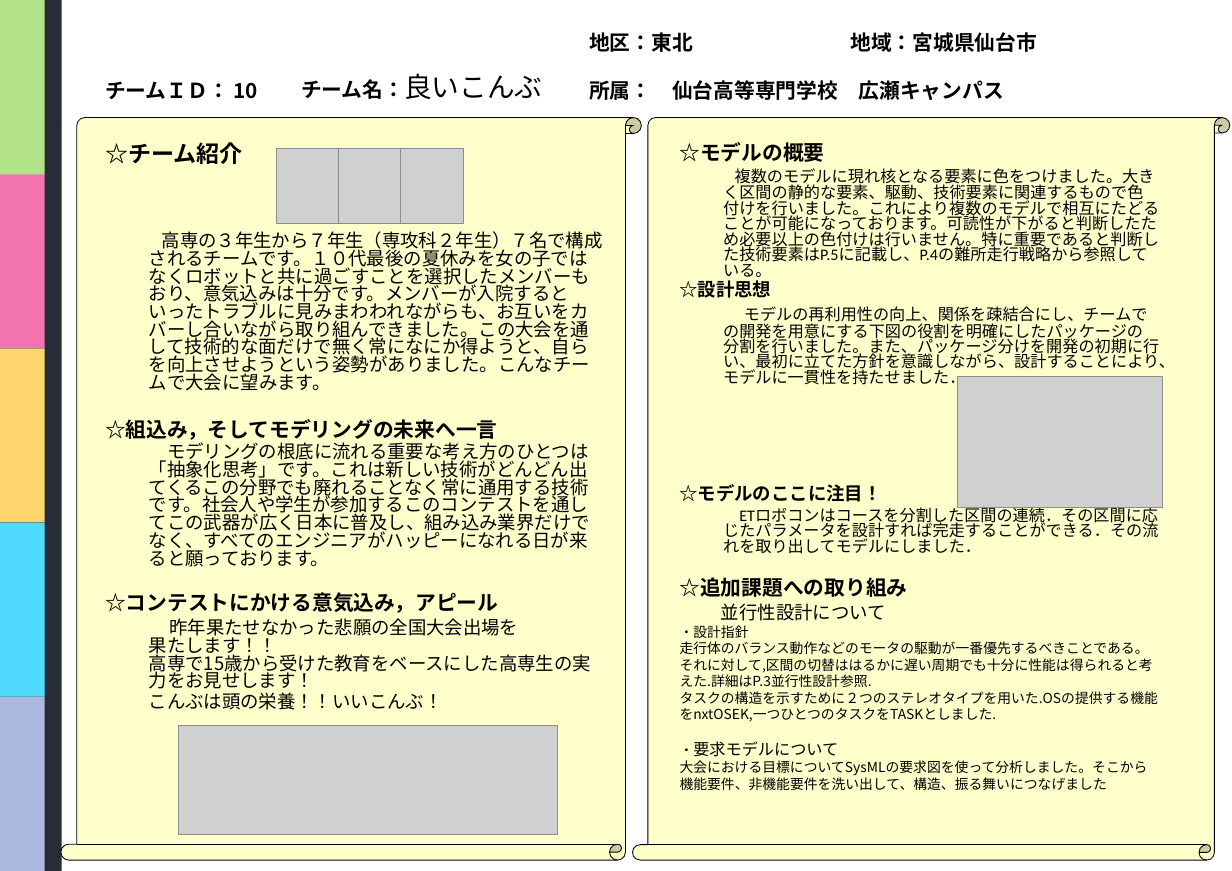
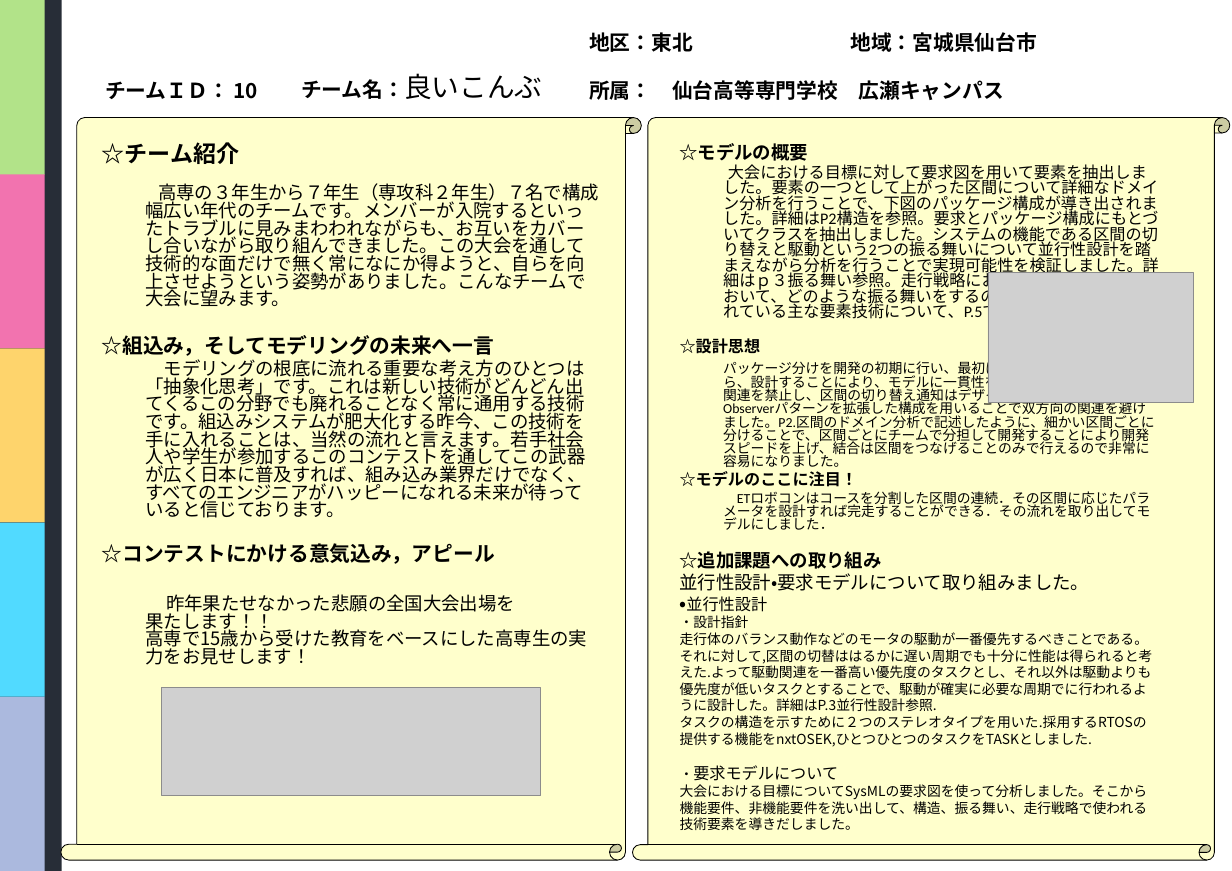
Before and after one commit to class-snct-rikitakelab/e-konbu2012, a slide deck: slide 1 of models/モデルシートHOMMAv2.pptx (slide 7 before the commit). Drawn at 1232x871 pixels with LibreOffice and Linux fonts; fonts in the diff are those of the drawing; grey boxes stand for pictures; background and template pictures are left out. Boxes give left, top, right and bottom in pixels: in the first picture for what was removed or moved away, otherwise in the second. Text is boxed around its words. In the diff, an @@ line names an element or a change of style, - is before the commit and + after.

```diff
--- a/models/モデルシートHOMMAv2.pptx
+++ b/models/モデルシートHOMMAv2.pptx
@@ picture removed at <box>276,148,338,223</box> @@
@@ picture removed at <box>338,148,400,223</box> @@
@@ picture removed at <box>400,148,463,223</box> @@
@@ text at <box>680,143,1150,569</box>: size 18 to 16 pt in "☆モデルの概要", "☆追加課題への取り組み"; size 16 to 14 pt in "☆設計思想", "☆モデルのここに注目！"; size 14 to 12 pt in "ETロボコンはコースを分割した区間の連続．その区間に応じたパラメータを設計すれば完走することができる．その流れを取り出し ..." @@
@@ text at <box>723,164,1159,322</box>: text changed @@
-複数のモデルに現れ核となる要素に色をつけました。大きく区間の静的な要素、駆動、技術要素に関連するもので色付けを行いました。これにより複数のモデルで相互にたどることが可能になっております。可読性が下がると判断したため必要以上の色付けは行いません。特に重要であると判断した技術要素はP.5に記載し、P.4の難所走行戦略から参照している。
+大会における目標に対して要求図を用いて要素を抽出しました。要素の一つとして上がった区間について詳細なドメイン分析を行うことで、下図のパッケージ構成が導き出されました。詳細はP2構造を参照。要求とパッケージ構成にもとづいてクラスを抽出しました。システムの機能である区間の切り替えと駆動という2つの振る舞いについて並行性設計を踏まえながら分析を行うことで実現可能性を検証しました。詳細はｐ３振る舞い参照。走行戦略においては難所の各区間において、どのような振る舞いをするのかを示し、そこで使われている主な要素技術について、P.5で示しました。
@@ text at <box>145,183,599,307</box>: text changed @@
-高専の３年生から７年生（専攻科２年生）７名で構成されるチームです。１０代最後の夏休みを女の子ではなくロボットと共に過ごすことを選択したメンバーもおり、意気込みは十分です。メンバーが入院するといったトラブルに見みまわわれながらも、お互いをカバーし合いながら取り組んできました。この大会を通して技術的な面だけで無く常になにか得ようと、自らを向上させようという姿勢がありました。こんなチームで大会に望みます。
+高専の３年生から７年生（専攻科２年生）７名で構成幅広い年代のチームです。メンバーが入院するといったトラブルに見みまわわれながらも、お互いをカバーし合いながら取り組んできました。この大会を通して技術的な面だけで無く常になにか得ようと、自らを向上させようという姿勢がありました。こんなチームで大会に望みます。
@@ picture: place and size @@
-picture at <box>957,376,1162,507</box>
+picture at <box>987,272,1193,402</box>
@@ text at <box>145,359,586,518</box>: text changed @@
-モデリングの根底に流れる重要な考え方のひとつは「抽象化思考」です。これは新しい技術がどんどん出てくるこの分野でも廃れることなく常に通用する技術です。社会人や学生が参加するこのコンテストを通してこの武器が広く日本に普及し、組み込み業界だけでなく、すべてのエンジニアがハッピーになれる日が来ると願っております。
+モデリングの根底に流れる重要な考え方のひとつは「抽象化思考」です。これは新しい技術がどんどん出てくるこの分野でも廃れることなく常に通用する技術です。組込みシステムが肥大化する昨今、この技術を手に入れることは、当然の流れと言えます。若手社会人や学生が参加するこのコンテストを通してこの武器が広く日本に普及すれば、組み込み業界だけでなく、すべてのエンジニアがハッピーになれる未来が待っていると信じております。
@@ text at <box>723,359,1154,467</box>: text changed; size 14 to 12 pt @@
-モデルの再利用性の向上、関係を疎結合にし、チームでの開発を用意にする下図の役割を明確にしたパッケージの分割を行いました。また、パッケージ分けを開発の初期に行い、最初に立てた方針を意識しながら、設計することにより、モデルに一貫性を持たせました．
+パッケージ分けを開発の初期に行い、最初に立てた方針を意識しながら、設計することにより、モデルに一貫性を持たせました．双方向の関連を禁止し、区間の切り替え通知はデザインパターンであるObserverパターンを拡張した構成を用いることで双方向の関連を避けました。P2.区間のドメイン分析で記述したように、細かい区間ごとに分けることで、区間ごとにチームで分担して開発することにより開発スピードを上げ、結合は区間をつなげることのみで行えるので非常に容易になりました。
@@ text at <box>145,594,587,652</box>: text changed @@
-昨年果たせなかった悲願の全国大会出場を
-果たします！！
-高専で15歳から受けた教育をベースにした高専生の実力をお見せします！
-こんぶは頭の栄養！！いいこんぶ！
+昨年果たせなかった悲願の全国大会出場を
+果たします！！
+高専で15歳から受けた教育をベースにした高専生の実力をお見せします！
@@ text at <box>680,573,1090,612</box>: text changed @@
-並行性設計について
+並行性設計・要求モデルについて取り組みました。
+・並行性設計
@@ text at <box>680,632,1153,747</box>: text changed @@
-走行体のバランス動作などのモータの駆動が一番優先するべきことである。それに対して,区間の切替ははるかに遅い周期でも十分に性能は得られると考えた.詳細はP.3並行性設計参照.
-タスクの構造を示すために２つのステレオタイプを用いた.OSの提供する機能をnxtOSEK,一つひとつのタスクをTASKとしました.
+走行体のバランス動作などのモータの駆動が一番優先するべきことである。それに対して,区間の切替ははるかに遅い周期でも十分に性能は得られると考えた.よって駆動関連を一番高い優先度のタスクとし、それ以外は駆動よりも優先度が低いタスクとすることで、駆動が確実に必要な周期でに行われるように設計した。詳細はP.3並行性設計参照.
+タスクの構造を示すために２つのステレオタイプを用いた.採用するRTOSの提供する機能をnxtOSEK,ひとつひとつのタスクをTASKとしました.
@@ picture: place and size @@
-picture at <box>178,725,557,833</box>
+picture at <box>162,687,541,795</box>
@@ text at <box>680,784,1148,830</box>: text changed @@
-大会における目標についてSysMLの要求図を使って分析しました。そこから機能要件、非機能要件を洗い出して、構造、振る舞いにつなげました
+大会における目標についてSysMLの要求図を使って分析しました。そこから機能要件、非機能要件を洗い出して、構造、振る舞い、走行戦略で使われる技術要素を導きだしました。
```
Also in this commit, not shown: 3 other slides changed, 1 slide removed, 2 other files.
